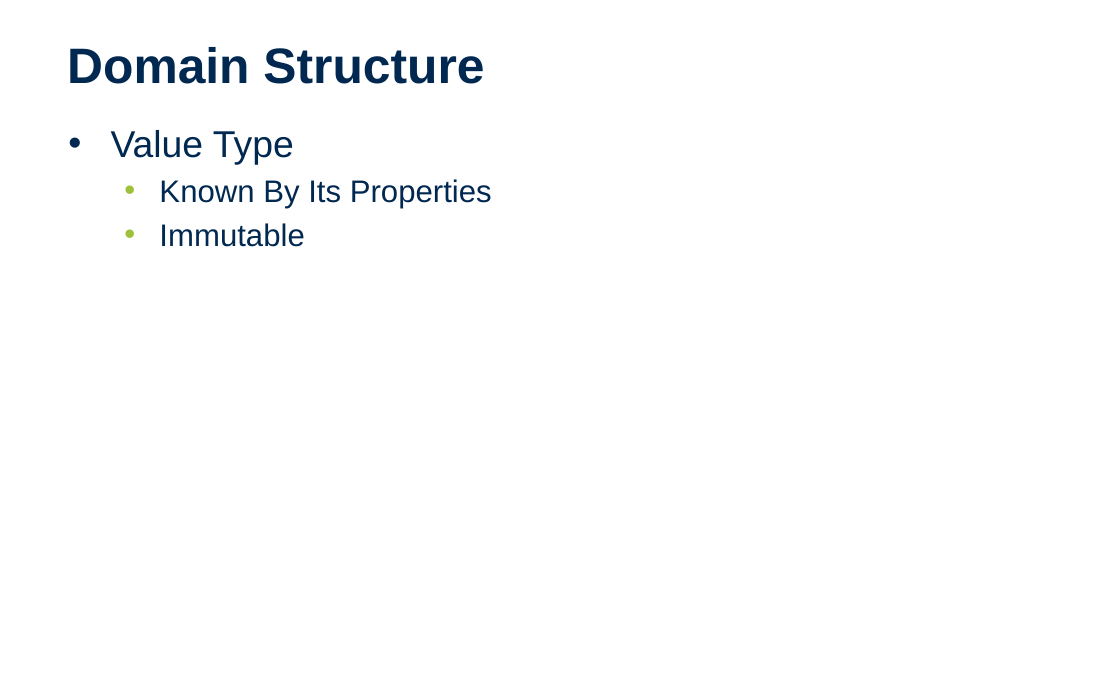
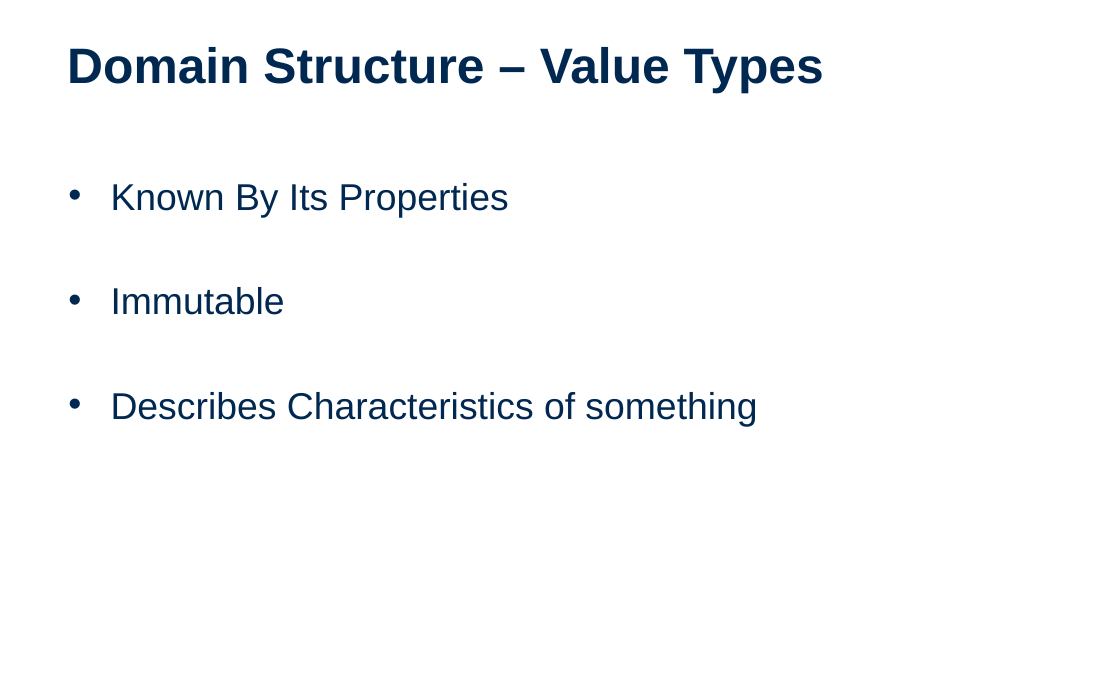
Before and after one commit to entelect/Dojo_DomainDrivenDesign, a slide deck: slide 9 of Presentation.pptx (slide 8 before the commit). Drawn at 1120x700 pixels with LibreOffice and Linux fonts; fonts in the diff are those of the drawing; background and template pictures are left out. Boxes give left, top, right and bottom in pixels: in the first picture for what was removed or moved away, otherwise in the second. Text is boxed around its words. In the diff, an @@ line names an element or a change of style, - is before the commit and + after.

```diff
--- a/Presentation.pptx
+++ b/Presentation.pptx
@@ title at [67,47,824,94]: text changed @@
-Domain Structure
+Domain Structure – Value Types
@@ text at [111,130,294,165]: paragraph removed @@
-• Value Type
@@ text at [111,183,509,315]: size 20 to 24 pt in "Known By Its Properties", "Immutable"; list level 2 to 1 in "Known By Its Properties"; list level 2 to 1 in "Immutable" @@
@@ text at [111,392,757,426]: paragraph added @@
+• Describes Characteristics of something
```
Also in this commit, not shown: 4 other slides changed, 9 slides added, 6 slides removed.
